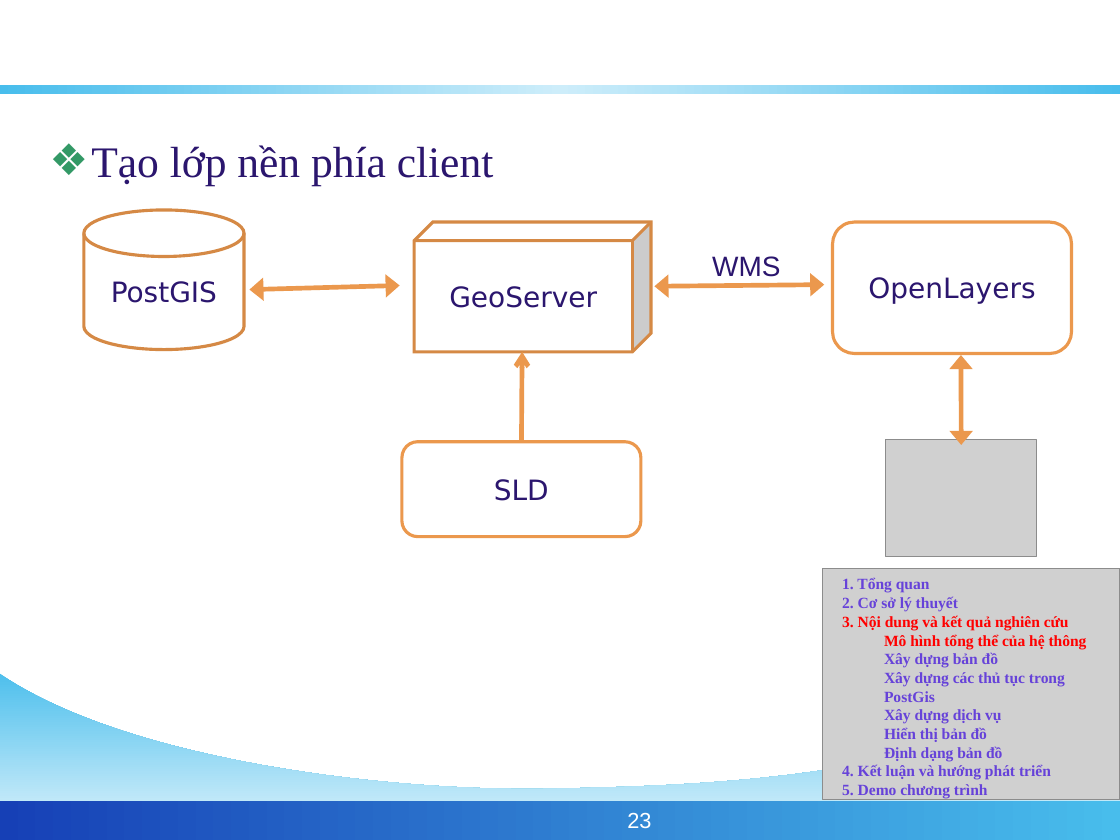
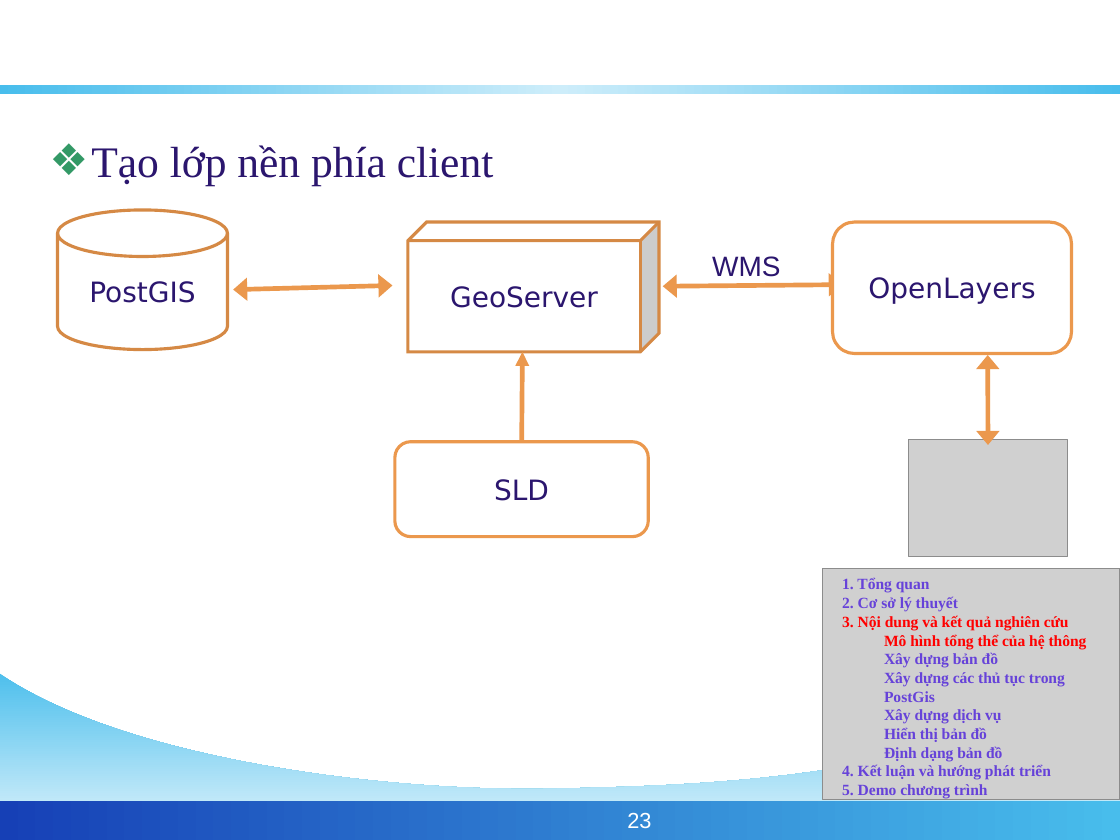
Before and after one commit to phamngsinh/cantho-webgis, a slide deck: slide 23 of Document/Bao Cao/BaoCaoLuanVan.ppt. Drawn at 1120x840 pixels with LibreOffice and Linux fonts; fonts in the diff are those of the drawing; grey boxes stand for pictures; background and template pictures are left out. Boxes give left, top, right and bottom in pixels: in the first picture for what was removed or moved away, otherwise in the second. Text is boxed around its words. In the diff, an @@ line names an element or a change of style, - is before the commit and + after.

```diff
--- a/Document/Bao Cao/BaoCaoLuanVan.ppt
+++ b/Document/Bao Cao/BaoCaoLuanVan.ppt
@@ cylinder "PostGIS": place and size @@
-cylinder "PostGIS" at box(84, 211, 244, 351)
+cylinder "PostGIS" at box(57, 211, 227, 351)
@@ cube "GeoServer": place and size @@
-cube "GeoServer" at box(414, 222, 651, 352)
+cube "GeoServer" at box(408, 222, 659, 352)
@@ double arrow moved from (400, 286) - (250, 290) to (392, 286) - (233, 290) @@
@@ double arrow moved from (824, 284) - (654, 287) to (842, 284) - (663, 287) @@
@@ double arrow moved from (961, 355) - (961, 445) to (988, 355) - (988, 445) @@
@@ rounded rectangle "SLD": place and size @@
-rounded rectangle "SLD" at box(402, 441, 641, 536)
+rounded rectangle "SLD" at box(395, 441, 648, 536)
@@ picture: place and size @@
-picture at box(886, 439, 1036, 556)
+picture at box(908, 439, 1067, 556)
```
Also in this commit, not shown: 1 other slide changed.
